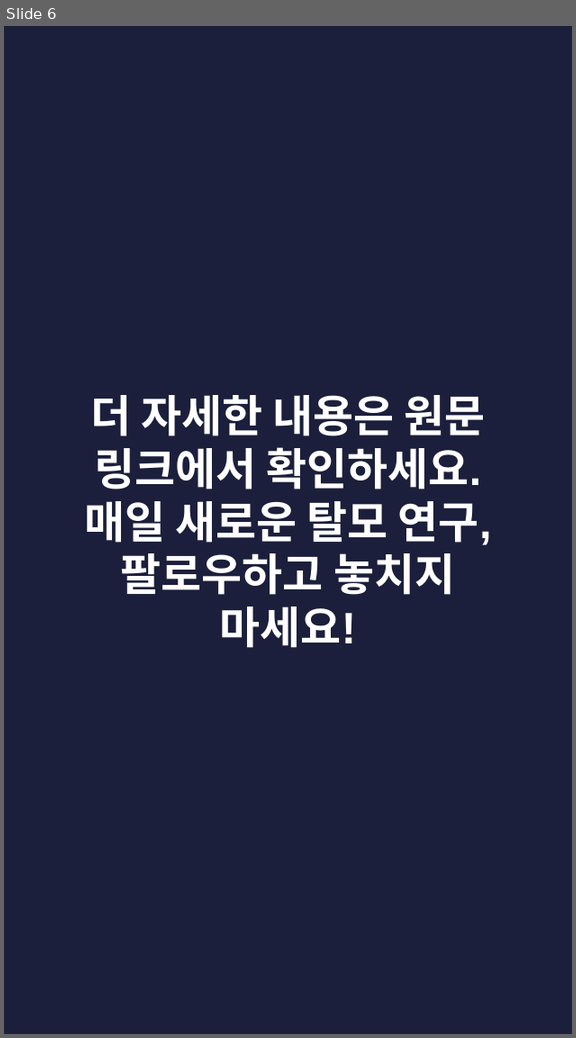
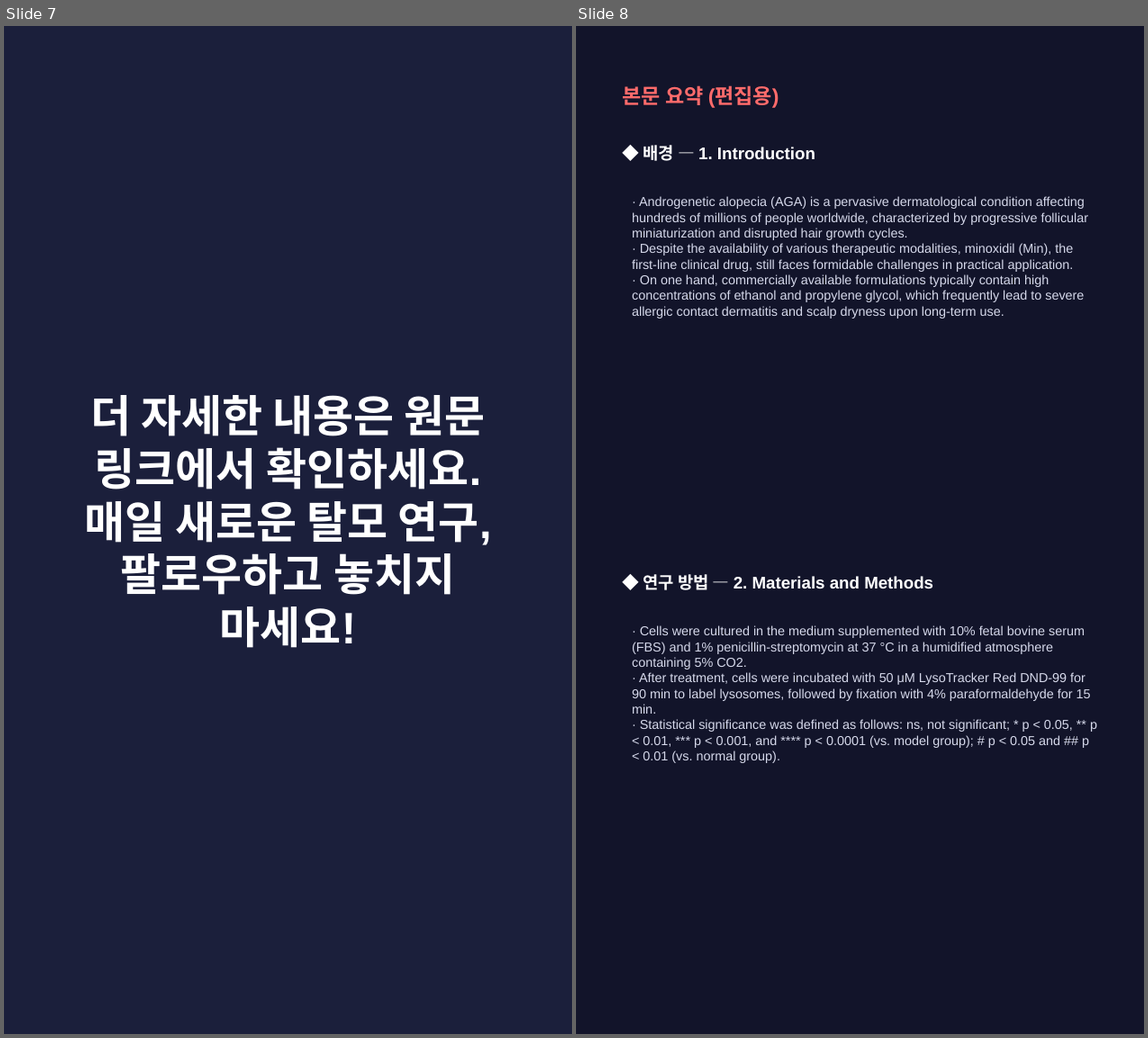
Before and after one commit to hyokang2010-BJ-ANTH/product-builder-test, a slide deck: pwa/data/latest/slides.pptx. Shown side by side, each under a label of ours: slide 6 before the commit, slides 7 and 8 after it. The pictures are 576x1038 and 1148x1038 pixels, drawn with LibreOffice and Linux fonts; fonts in the diff are those of the drawing. Boxes give left, top, right and bottom in pixels: in the first picture for what was removed or moved away, otherwise in the second. Text is boxed around its words. In the diff, an @@ line names an element or a change of style, - is before the commit and + after.

```diff
--- a/pwa/data/latest/slides.pptx
+++ b/pwa/data/latest/slides.pptx
@@ slide 8 added at (x1=576, y1=26, x2=1144, y2=1034), background #12142A @@
@@ text added at (x1=623, y1=85, x2=779, y2=108), 16 pt, text #FF6B6B, bold @@
+본문 요약 (편집용)
@@ text added at (x1=644, y1=145, x2=815, y2=161), 13 pt, text #FFFFFF, bold @@
+◆ 배경 — 1. Introduction
@@ text added at (x1=632, y1=196, x2=1089, y2=318), 10 pt, text #D5D8EA @@
+· Androgenetic alopecia (AGA) is a pervasive dermatological condition affecting hundreds of millions of people worldwide, characterized by progressive follicular miniaturization and disrupted hair growth cycles.
+· Despite the availability of various therapeutic modalities, minoxidil (Min), the first-line clinical drug, still faces formidable challenges in practical application.
+· On one hand, commercially available formulations typically contain high concentrations of ethanol and propylene glycol, which frequently lead to severe allergic contact dermatitis and scalp dryness upon long-term use.
@@ text added at (x1=644, y1=574, x2=933, y2=590), 13 pt, text #FFFFFF, bold @@
+◆ 연구 방법 — 2. Materials and Methods
@@ text added at (x1=632, y1=625, x2=1097, y2=763), 10 pt, text #D5D8EA @@
+· Cells were cultured in the medium supplemented with 10% fetal bovine serum (FBS) and 1% penicillin-streptomycin at 37 °C in a humidified atmosphere containing 5% CO2.
+· After treatment, cells were incubated with 50 μM LysoTracker Red DND-99 for 90 min to label lysosomes, followed by fixation with 4% paraformaldehyde for 15 min.
+· Statistical significance was defined as follows: ns, not significant; * p < 0.05, ** p < 0.01, *** p < 0.001, and **** p < 0.0001 (vs. model group); # p < 0.05 and ## p < 0.01 (vs. normal group).
@@ what was slide 6 is now slide 7 @@
```
Also in this commit, not shown: 2 slides changed, 6 other slides added, 5 slides removed, 28 other files.
